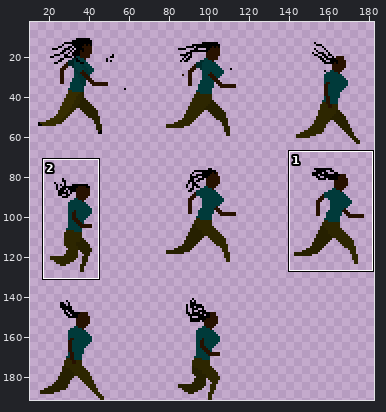
Sprite sheet, stored at gdx-game-android/assets/hero-running-spritesheet.png. The first picture is a wide view before the edit; the outline marks the close-up.
Close-up. Before:
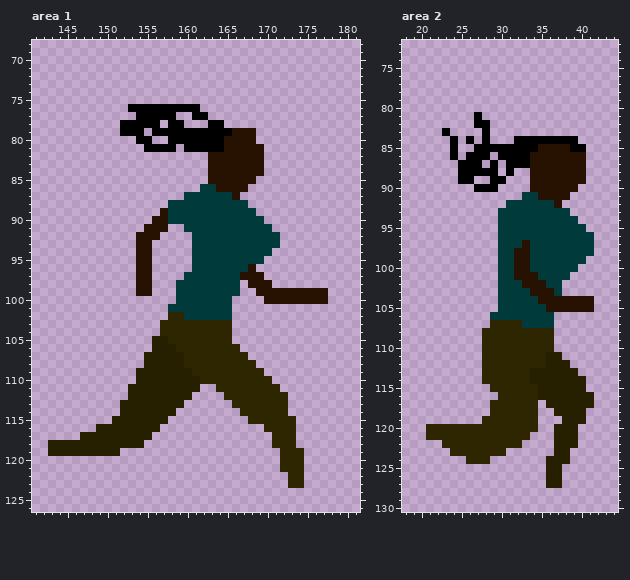
The file is 192x192 pixels. Colours within 5 levels of each other are drawn and written as one. Shown: area 1: x 141..181, y 68..126; area 2: x 18..44, y 72..130. The wide view leaves out empty margins. The commit also changed other parts of the picture, which this record leaves out.
The result:
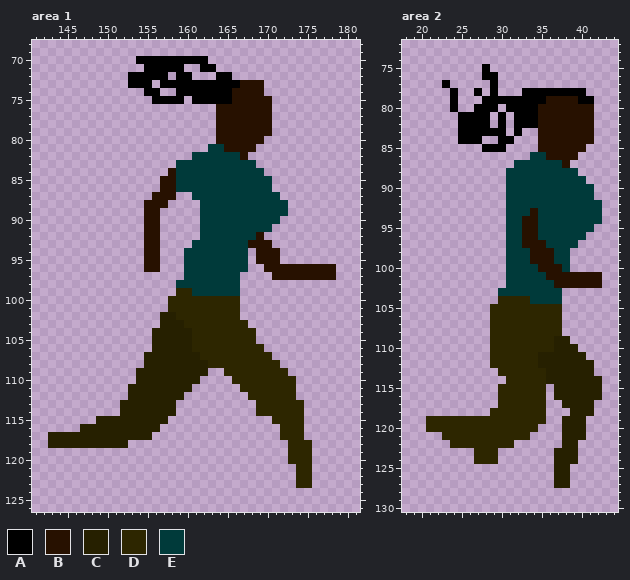
Palette (. is transparent): A #000000  B #271100  C #262000  D #2d2600  E #003a3a
The exact change:
Changed rows in their new state; - is an unchanged pixel.
Area 1:
first column x 143:
 70 -----------AAAAAAAAA----------------
 71 ------------AAAAA--AA---------------
 72 ----------AAAAA-AA---AA-------------
 73 ----------AAA-AAAAAAAAAABBB---------
 74 ------------AA--AAAAAAABBBB---------
 75 -------------AAAA-AAAAABBBBB--------
 76 ----------.........--BBBBBBB--------
 77 -----------.....--..-BBBBBBB--------
 78 ---------.....-..---.BBBBBBB--------
 79 ---------...-........BB---BB--------
 80 -----------..--......B----B---------
 81 ------------....-...EE----.---------
 82 ------------------EEEEEE-..---------
 83 ----------------EEEEEEEEEE.---------
 84 ---------------BEEEEEEEEEEE---------
 85 --------------BBEEEEEEEEEEEE--------
 86 --------------BBEEE--EEEEEEE--------
 87 -------------BBB-.-----EEEEEE-------
 88 ------------BBB....------EEEEE------
 89 ------------BB.....-------EEEE------
 90 ------------B-.....--------EE-------
 91 --------------.--..-----------------
 92 -----------.------.-------B..-------
 93 -----------.-B-----------BBB.-------
 94 -----------.-B---E-------.BBB-------
 95 -----------.-B---E-------.BBB-------
 96 -----------.-B---E-------.-BBBBBBBBB
 97 -----------..-----------...-BBBBBBBB
 98 -----------..------------...--------
 99 -----------..---DD--------.........-
100 ---------------DDDDDDDDD---........-
101 ---------------DDDDDDDDD------------
102 --------------CC-DDDDDDD------------
103 --------------CCC------DD-----------
104 -------------CCCCC-----DDD----------
105 ---------------CCC-----DDD----------
106 ----------------CC------DDD---------
107 -----------------CC------DDD--------
108 -----------------CCC------DDD-------
109 ------------------CC..-----DDD------
110 -------------------....-----DDD-----
111 ------------------.--...-----DD-----
112 -----------------.----...-----D-----
113 ----------------.------...----DD----
114 ------------------------..----DD----
115 ------CC-----------------...---D----
116 ----CC---------------------..--D----
117 CCCC------------------------.--D----
118 ----------..----------------..-DD---
119 .........--------------------.--D---
120 -----------------------------.--D---
121 -----------------------------..-D---
122 ------------------------------.-D---
123 ------------------------------.-D---
Area 2:
first column x 21:
 75 -------A--------------
 76 -------AA-------------
 77 --A-----A-------------
 78 ---A--A-A---AAAAAAAA--
 79 ---A---AAAAAAAABBBBAA-
 80 ---A--AAA-AAAABBBBBBB-
 81 ----AA-A-A-AAABBBBBBB-
 82 ----AA---A-AAABBBBBBB-
 83 --.-AAA-AA-A--BBBBBBB-
 84 ---.A-A.-AA...BBBBBBB-
 85 ---.--.---....----BB--
 86 ---.-...-....EE----.--
 87 ----...-.-.EEEEEE-..--
 88 ----.....-EEEEEEEEE.--
 89 ----..--..EEEEEEEEEE--
 90 ------...-EEEEEEEEEEE-
 91 ----------EE--EEEEEEE-
 92 ----------------EEEEEE
 93 ---------.---B----EEEE
 94 ---------.--BB-----EEE
 95 ---------.--BB------E-
 96 ---------.--BB------.-
 97 ---------.---BB----..-
 98 ---------.-EEBBB--...-
 99 ---------.-EEBBB--..--
100 ---------.-EE-BBB-.---
101 ---------.-EEE-BBBBBBB
102 ---------.--EEE-BBBBBB
103 -------------EEE------
104 ---------DDDD-EEE....-
105 --------DDDDDDDDD....-
106 --------DDDDDDDDD-----
107 ------------DDDDD-----
108 -------.--------D-----
109 -------.--------CC----
110 -------.--------CCC---
111 -------.------C--CCC--
112 -------.------C---CCC-
113 -------..----DD----CC-
114 -------...---DD-----CC
115 --------.-----D.----CC
116 --------------D.-----C
117 --------.-----D..-----
118 --------------D-..--C-
119 DDDDDDD-------D-------
120 ----------------.--C--
121 ..--------------.--C--
122 --.--------.----.-----
123 ---...---.--------C---
124 -----.--D------.--C---
125 ---------------.-C----
126 ---------------.-C----
127 ---------------.-C----
Pixel boxes of the changes (left, top, right, bottom) in both close-ups:
changed: (48, 56, 336, 488)
changed: (426, 64, 602, 488)
